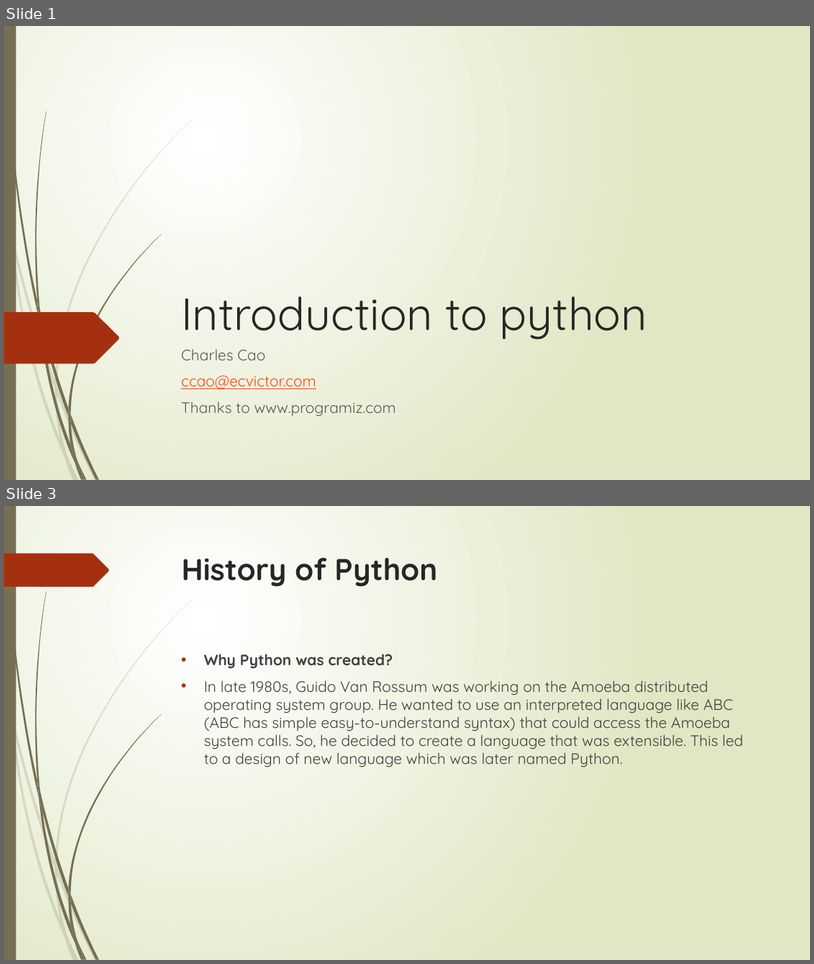
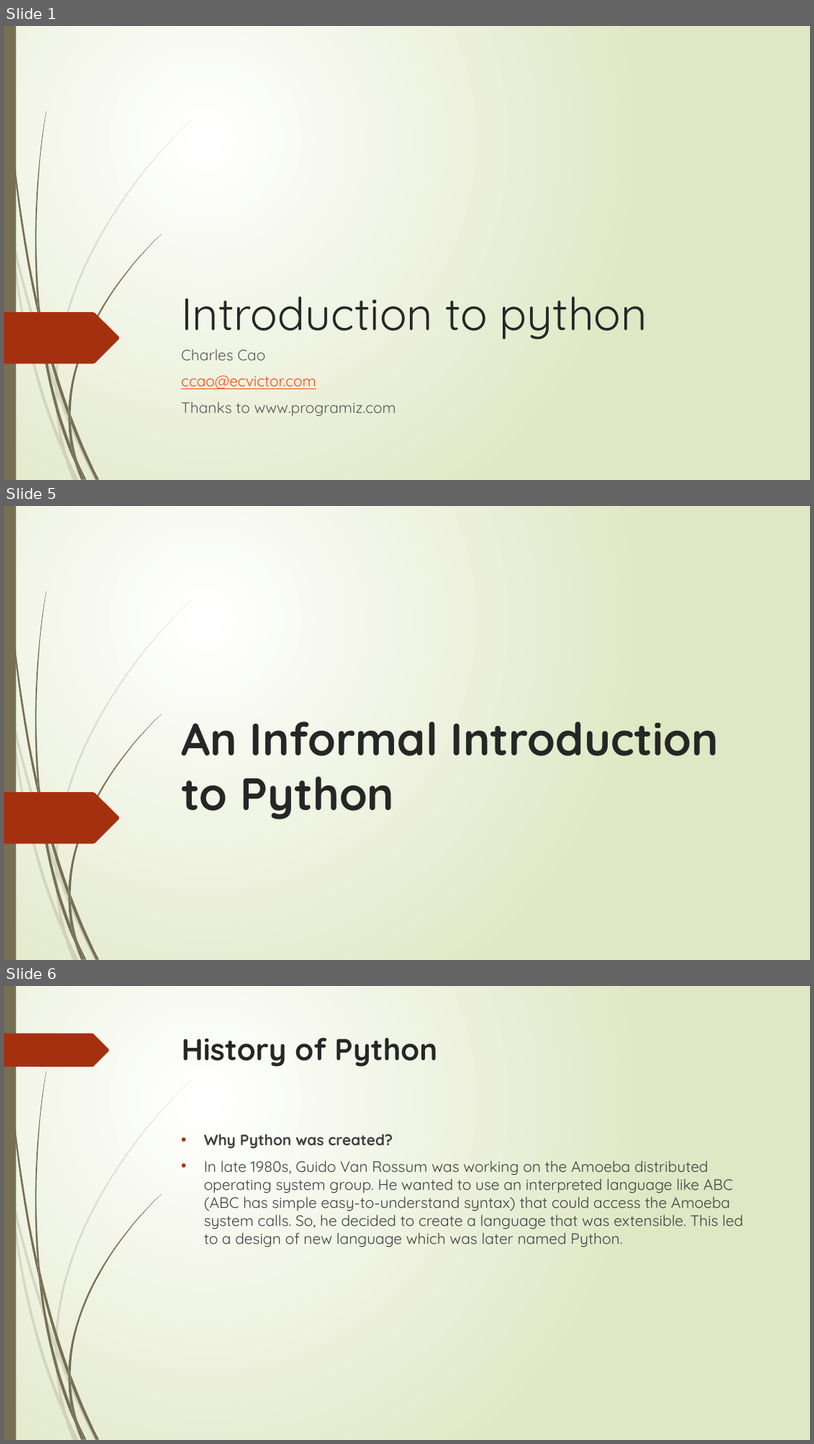
Before and after one commit to flyworker/python-automation-testing, a slide deck: document/course1.pptx. Shown one above the other, each under a label of ours: slides 1 and 3 before the commit, slides 1, 5 and 6 after it; the slides between them are not shown. The pictures are 814x964 and 814x1444 pixels, drawn with LibreOffice and Linux fonts; fonts in the diff are those of the drawing. Boxes give left, top, right and bottom in pixels: in the first picture for what was removed or moved away, otherwise in the second. Text is boxed around its words. In the diff, an @@ line names an element or a change of style, - is before the commit and + after.

```diff
--- a/document/course1.pptx
+++ b/document/course1.pptx
@@ slide 5 added at box(4, 506, 810, 960), background gradient #FFFFFF to #DFE8C4; not listed: 24 template elements that a slide beside it also shows @@
@@ title added at box(181, 721, 719, 819), 54 pt, text #262626, bold @@
+An Informal Introduction to Python
@@ what was slide 3 is now slide 6 @@
```
Also in this commit, not shown: 1 slide changed, 18 other slides added, 5 other files.
